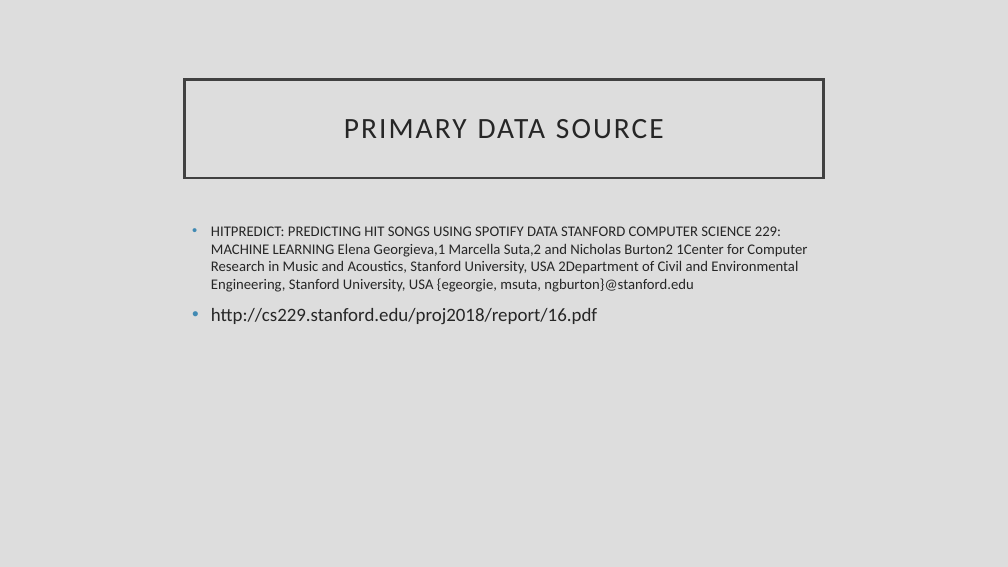
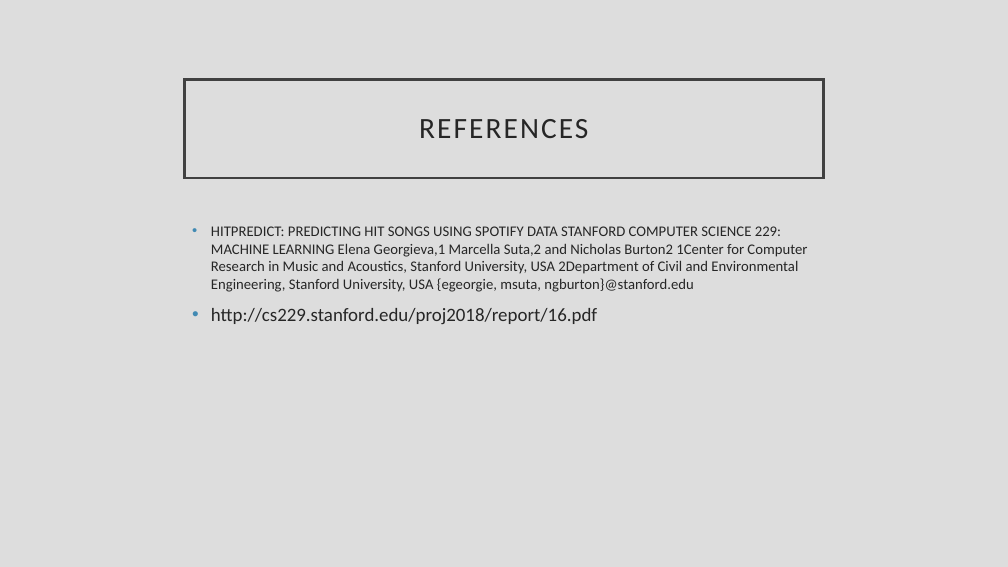
Before and after one commit to chan-chris/Metis_proj3, a slide deck: slide 25 of presentations/bbspot_final.pptx. Drawn at 1008x567 pixels with LibreOffice and Linux fonts; fonts in the diff are those of the drawing. Boxes give left, top, right and bottom in pixels: in the first picture for what was removed or moved away, otherwise in the second. Text is boxed around its words. In the diff, an @@ line names an element or a change of style, - is before the commit and + after.

```diff
--- a/presentations/bbspot_final.pptx
+++ b/presentations/bbspot_final.pptx
@@ title at box(419, 119, 588, 138): text changed @@
-PRIMARY DATA SOURCE
+REFERENCES
```
Also in this commit, not shown: 1 other slide changed, 1 slide added, 8 other files.
